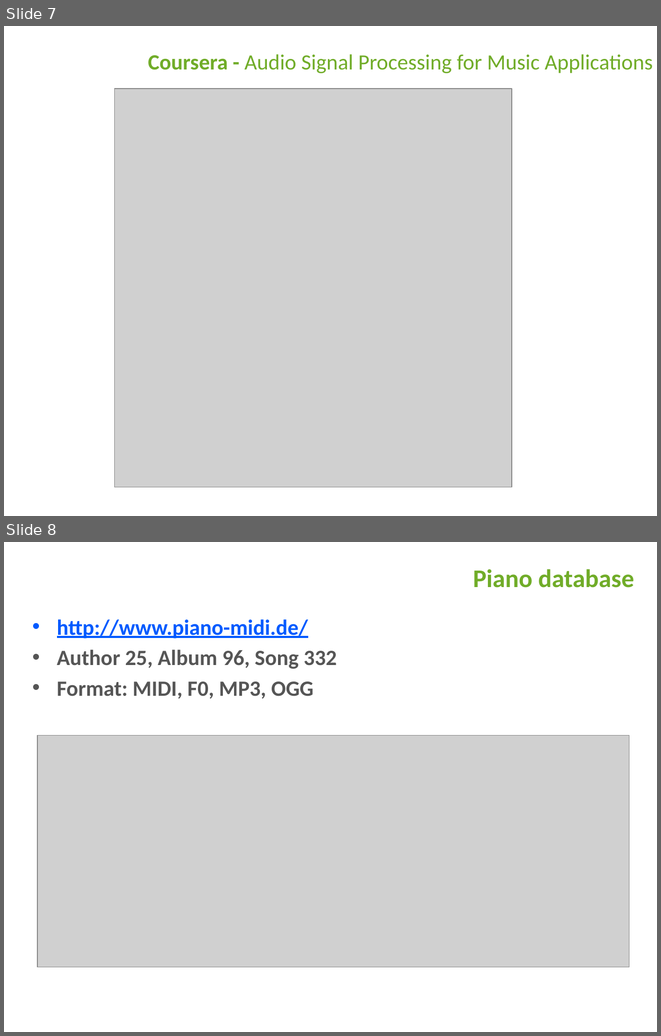
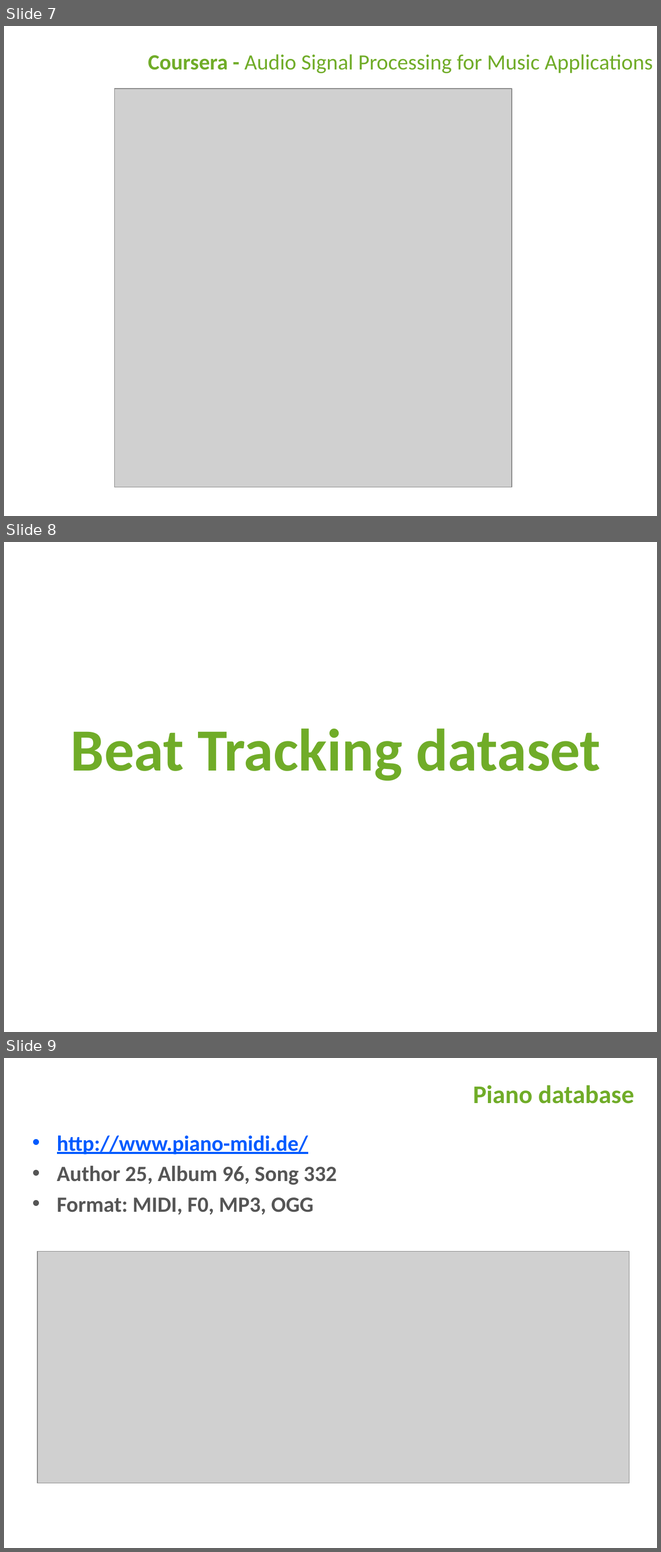
Before and after one commit to AlvinYC/ai_lab_piano, a slide deck: report/AILAB_W28.pptx. Shown one above the other, each under a label of ours: slides 7 and 8 before the commit, slides 7, 8 and 9 after it. The pictures are 661x1036 and 661x1552 pixels, drawn with LibreOffice and Linux fonts; fonts in the diff are those of the drawing; grey boxes stand for pictures; background and template pictures are left out. Boxes give left, top, right and bottom in pixels: in the first picture for what was removed or moved away, otherwise in the second. Text is boxed around its words. In the diff, an @@ line names an element or a change of style, - is before the commit and + after.

```diff
--- a/report/AILAB_W28.pptx
+++ b/report/AILAB_W28.pptx
@@ slide 8 added at box(4, 542, 657, 1032), background #FFFFFF @@
@@ title added at box(71, 728, 601, 780), 66 pt, text #70AC28, bold @@
+Beat Tracking dataset
@@ what was slide 8 is now slide 9 @@
```
Also in this commit, not shown: 5 other slides added, 1 slide removed, 3 other files.
